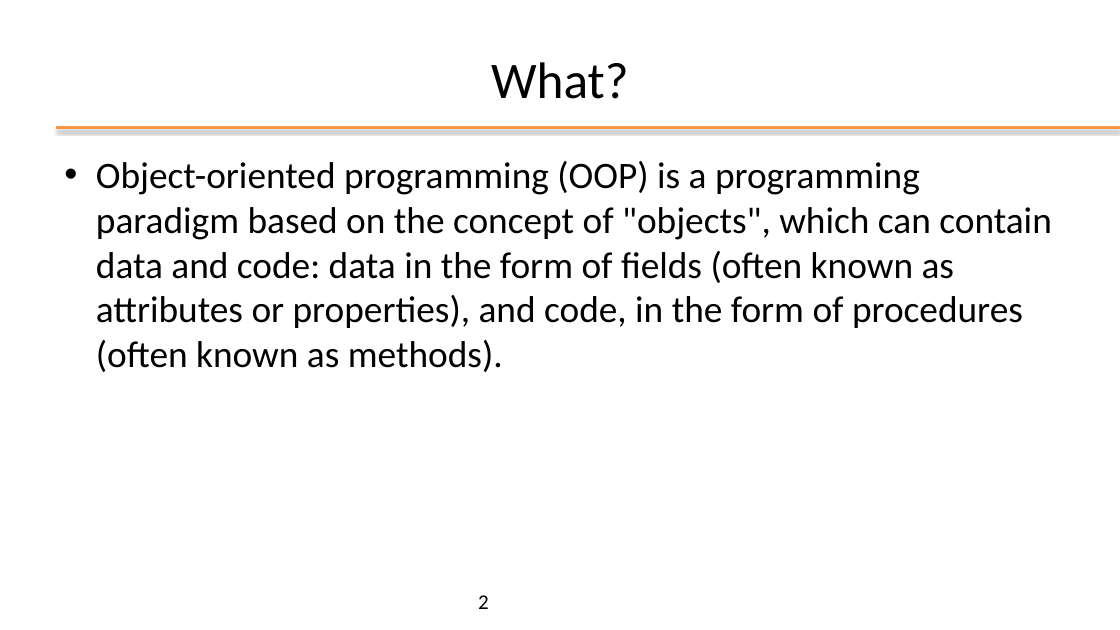
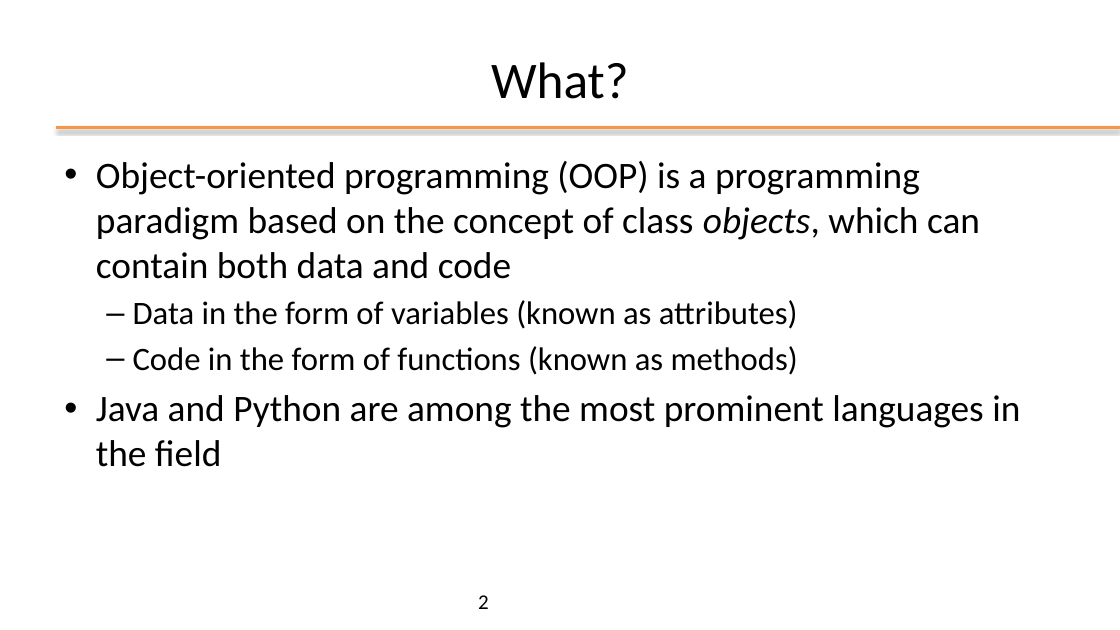
Before and after one commit to plctechnician/ooprogramming, a slide deck: slide 2 of java/slides/ppt/00 - Java Course Introduction.pptx. Drawn at 1120x630 pixels with LibreOffice and Linux fonts; fonts in the diff are those of the drawing; background and template pictures are left out. Boxes give left, top, right and bottom in pixels: in the first picture for what was removed or moved away, otherwise in the second. Text is boxed around its words. In the diff, an @@ line names an element or a change of style, - is before the commit and + after.

```diff
--- a/java/slides/ppt/00 - Java Course Introduction.pptx
+++ b/java/slides/ppt/00 - Java Course Introduction.pptx
@@ text at box(96, 161, 1020, 467): text changed @@
-• Object-oriented programming (OOP) is a programming paradigm based on the concept of "objects", which can contain data and code: data in the form of fields (often known as attributes or properties), and code, in the form of procedures (often known as methods).
+• Object-oriented programming (OOP) is a programming paradigm based on the concept of class objects, which can contain both data and code
+  – Data in the form of variables (known as attributes)
+  – Code in the form of functions (known as methods)
+• Java and Python are among the most prominent languages in the field
```
Also in this commit, not shown: 2 other slides changed, 3 other files.
